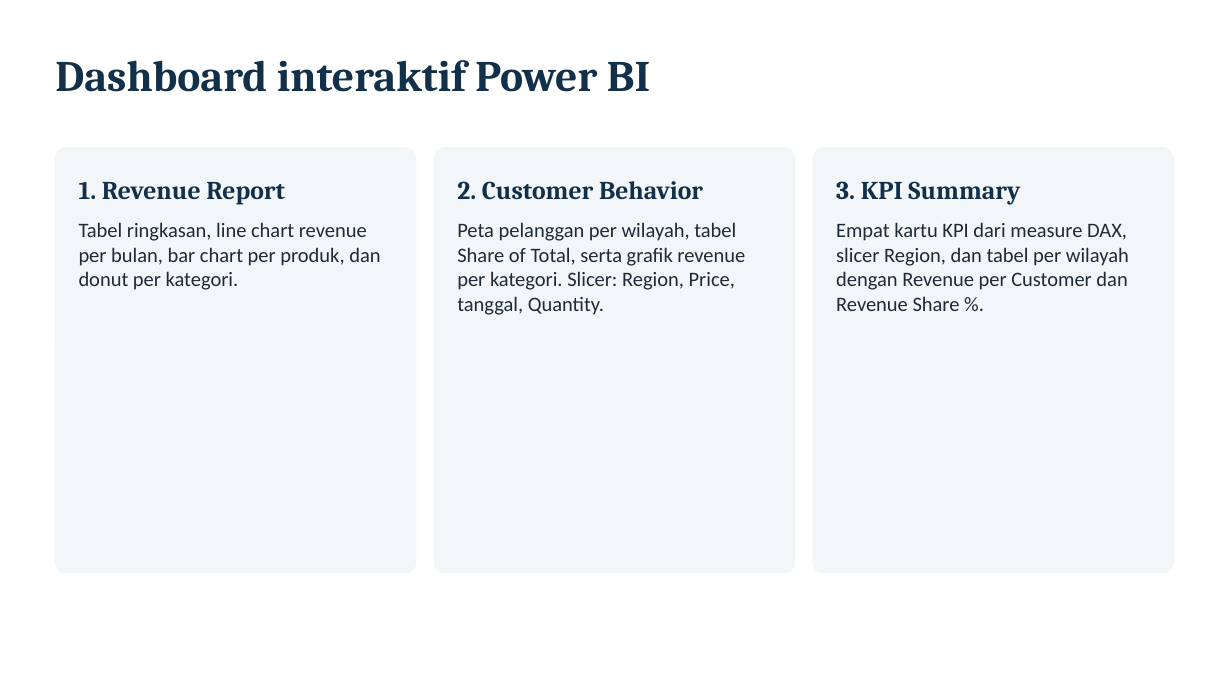
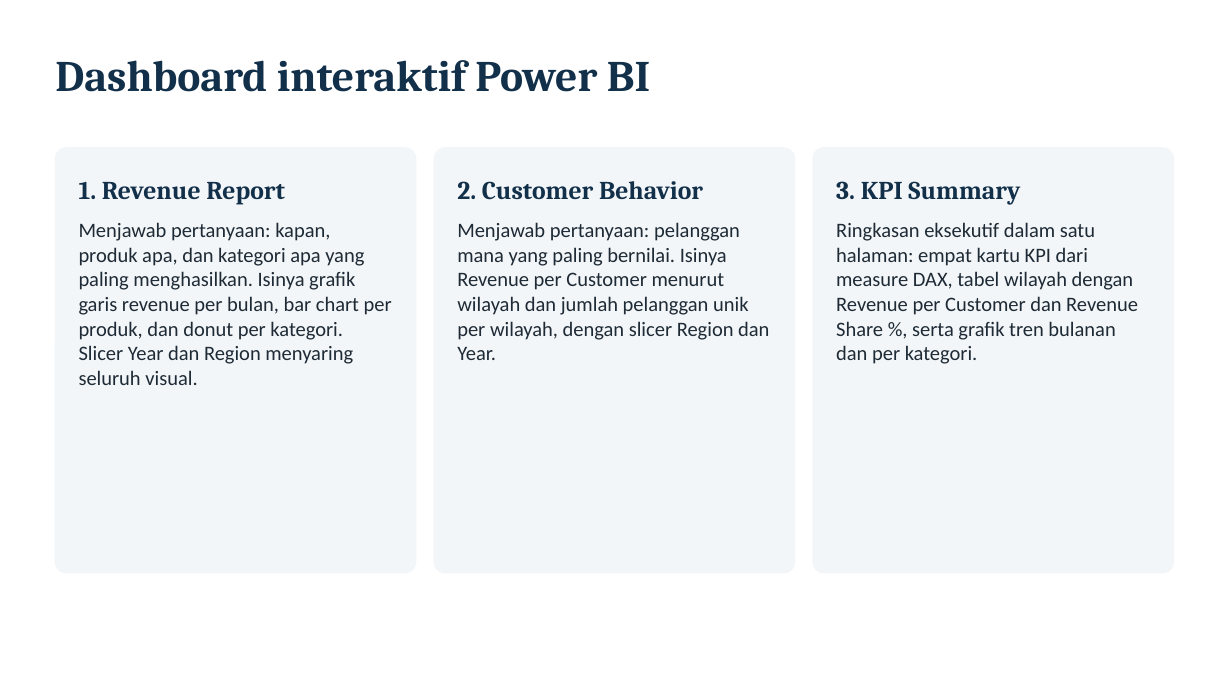
Before and after one commit to farhansech/EXACOUNT, a slide deck: slide 15 of output/EverMart_UTS_BDASC.pptx (slide 16 before the commit). Drawn at 1232x693 pixels with LibreOffice and Linux fonts; fonts in the diff are those of the drawing. Boxes give left, top, right and bottom in pixels: in the first picture for what was removed or moved away, otherwise in the second. Text is boxed around its words. In the diff, an @@ line names an element or a change of style, - is before the commit and + after.

```diff
--- a/output/EverMart_UTS_BDASC.pptx
+++ b/output/EverMart_UTS_BDASC.pptx
@@ text at <box>79,222,392,385</box>: text changed @@
-Tabel ringkasan, line chart revenue per bulan, bar chart per produk, dan donut per kategori.
+Menjawab pertanyaan: kapan, produk apa, dan kategori apa yang paling menghasilkan. Isinya grafik garis revenue per bulan, bar chart per produk, dan donut per kategori. Slicer Year dan Region menyaring seluruh visual.
@@ text at <box>457,222,769,360</box>: text changed @@
-Peta pelanggan per wilayah, tabel Share of Total, serta grafik revenue per kategori. Slicer: Region, Price, tanggal, Quantity.
+Menjawab pertanyaan: pelanggan mana yang paling bernilai. Isinya Revenue per Customer menurut wilayah dan jumlah pelanggan unik per wilayah, dengan slicer Region dan Year.
@@ text at <box>836,222,1138,364</box>: text changed @@
-Empat kartu KPI dari measure DAX, slicer Region, dan tabel per wilayah dengan Revenue per Customer dan Revenue Share %.
+Ringkasan eksekutif dalam satu halaman: empat kartu KPI dari measure DAX, tabel wilayah dengan Revenue per Customer dan Revenue Share %, serta grafik tren bulanan dan per kategori.
```
Also in this commit, not shown: 7 other slides changed, 12 slides added, 3 slides removed.
